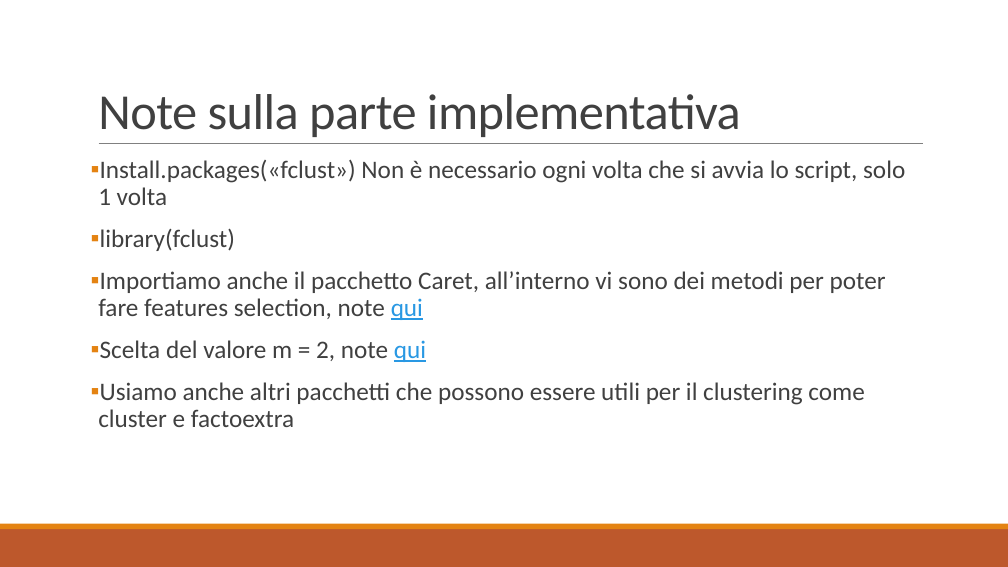
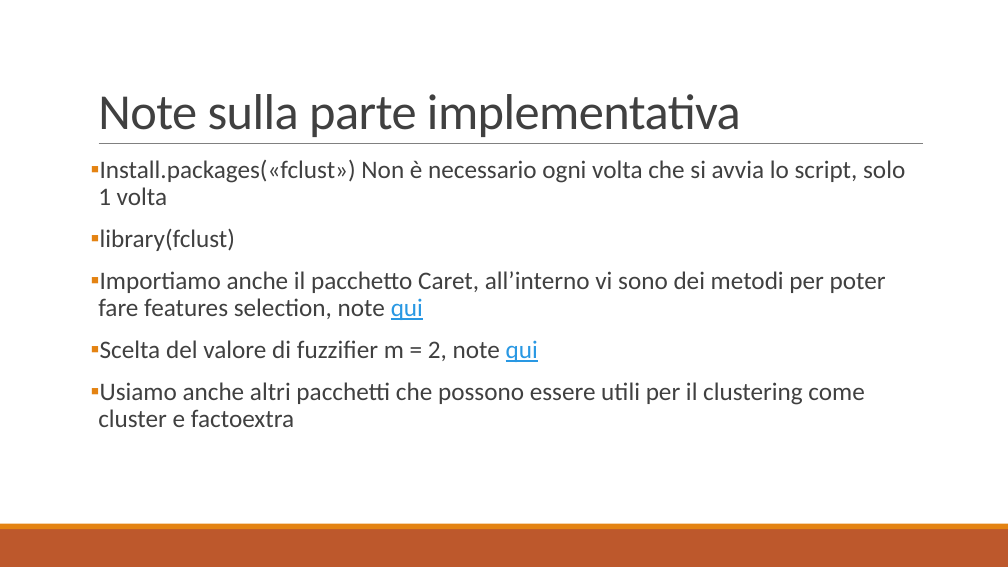
Before and after one commit to Gallo00/progettoDM, a slide deck: slide 32 of relazione.pptx. Drawn at 1008x567 pixels with LibreOffice and Linux fonts; fonts in the diff are those of the drawing. Boxes give left, top, right and bottom in pixels: in the first picture for what was removed or moved away, otherwise in the second. Text is boxed around its words. In the diff, an @@ line names an element or a change of style, - is before the commit and + after.

```diff
--- a/relazione.pptx
+++ b/relazione.pptx
@@ text at bbox=[100, 340, 538, 362]: text changed @@
-▪ Scelta del valore m = 2, note qui
+▪ Scelta del valore di fuzzifier m = 2, note qui
```
Also in this commit, not shown: 4 other slides changed, 2 slides added, 8 other files.
